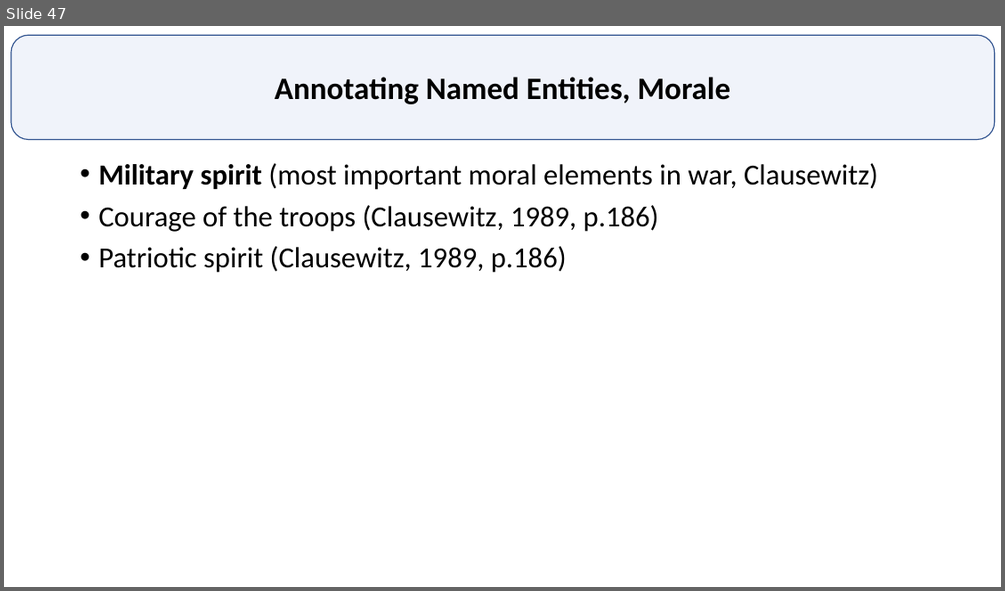
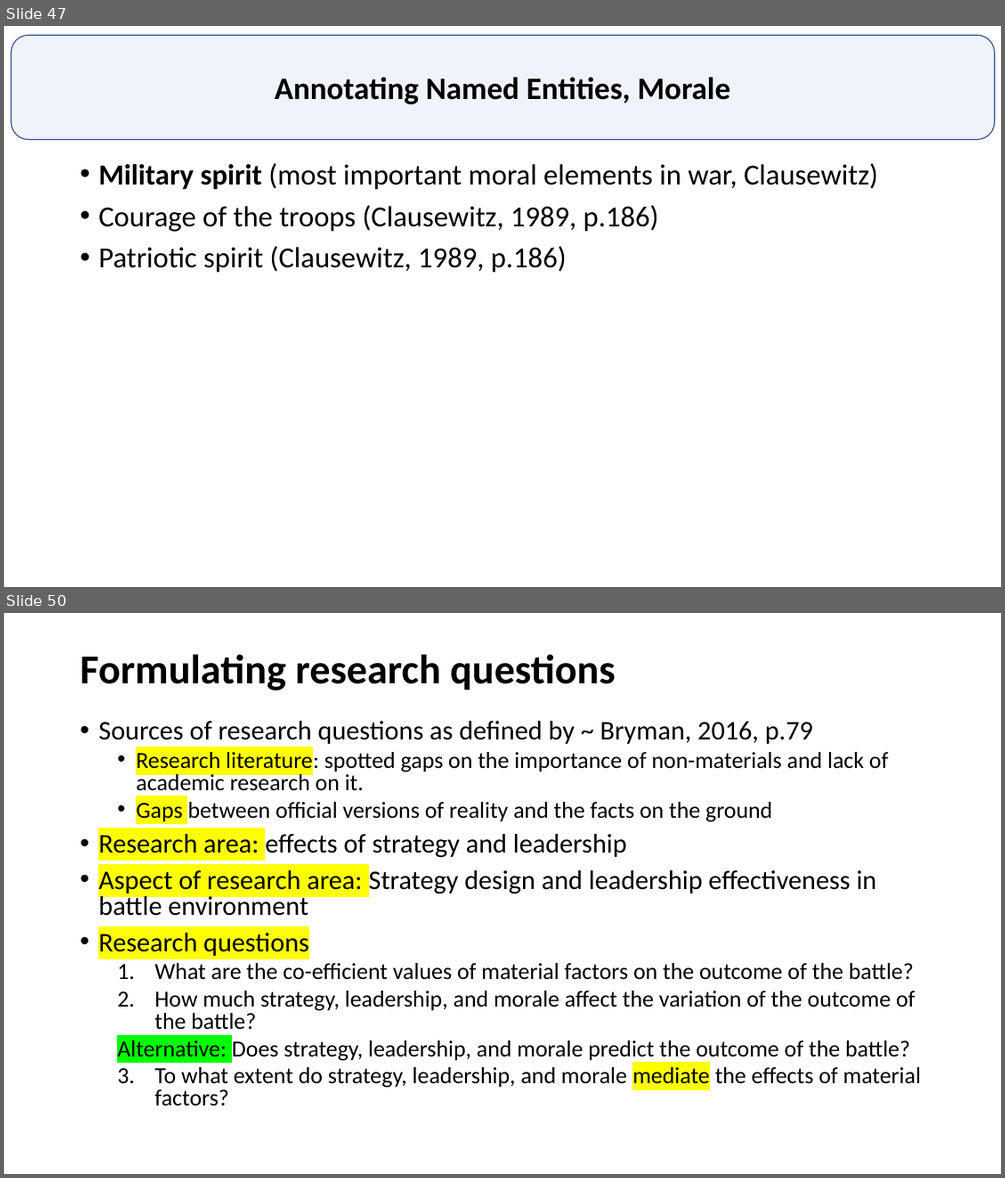
Before and after one commit to GurkanGitHub/PhD, a slide deck: PhD Discussion.pptx. Shown one above the other, each under a label of ours: slide 47 before the commit, slides 47 and 50 after it; the slides between them are not shown. The pictures are 1005x591 and 1005x1178 pixels, drawn with LibreOffice and Linux fonts; fonts in the diff are those of the drawing. Boxes give left, top, right and bottom in pixels: in the first picture for what was removed or moved away, otherwise in the second. Text is boxed around its words. In the diff, an @@ line names an element or a change of style, - is before the commit and + after.

```diff
--- a/PhD Discussion.pptx
+++ b/PhD Discussion.pptx
@@ slide 50 added at [4, 613, 1001, 1174], background #FFFFFF @@
@@ title added at [80, 654, 615, 690], 39.6 pt, text #000000, bold @@
+Formulating research questions
@@ text added at [98, 721, 921, 1106], 22.2 pt, text #000000 @@
+• Sources of research questions as defined by ~ Bryman, 2016, p.79
+  • Research literature: spotted gaps on the importance of non-materials and lack of academic research on it.
+  • Gaps between official versions of reality and the facts on the ground
+• Research area: effects of strategy and leadership
+• Aspect of research area: Strategy design and leadership effectiveness in battle environment
+• Research questions
+  1. What are the co-efficient values of material factors on the outcome of the battle?
+  2. How much strategy, leadership, and morale affect the variation of the outcome of the battle?
+  Alternative: Does strategy, leadership, and morale predict the outcome of the battle?
+  3. To what extent do strategy, leadership, and morale mediate the effects of material factors?
```
Also in this commit, not shown: 2 other slides added, 3 other files.
